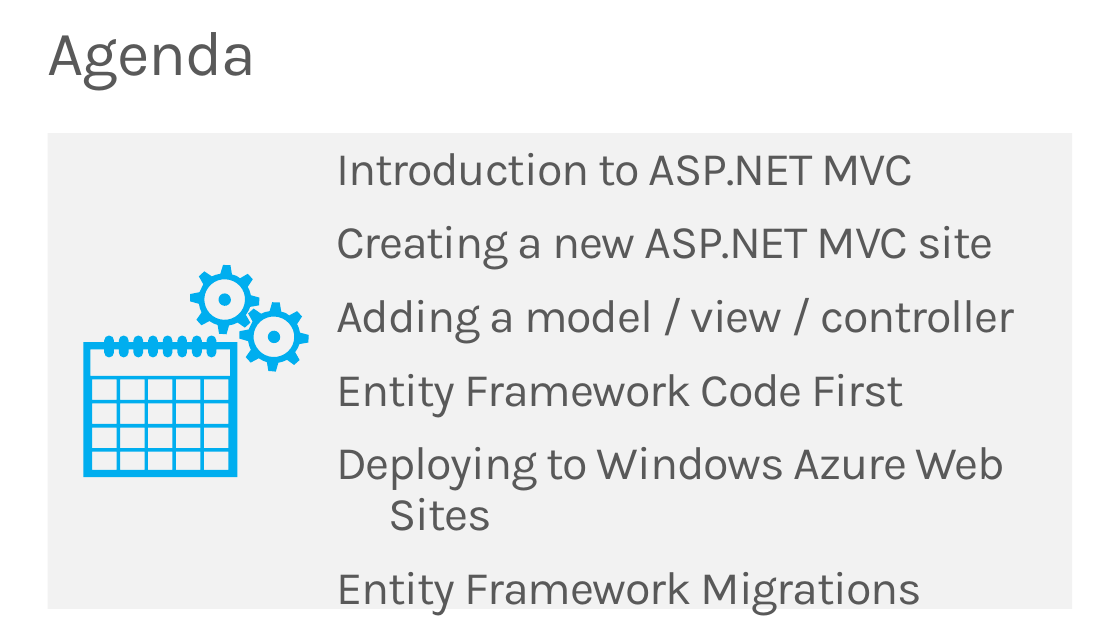
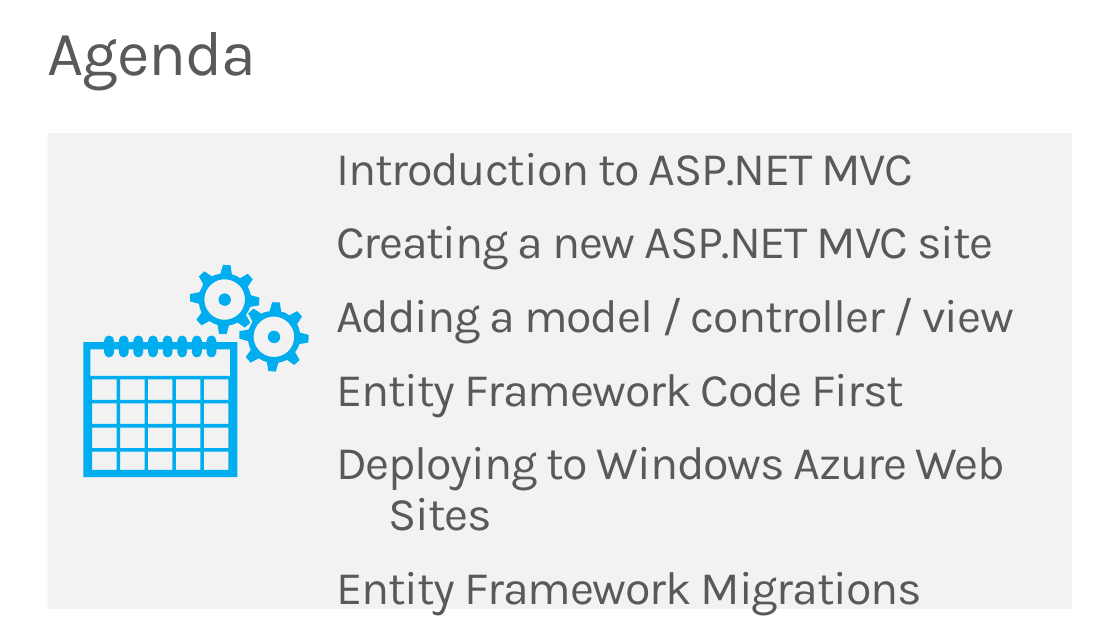
Before and after one commit to Microsoft-Web/PRESENTATION-BuildingDeployingMVC4, a slide deck: slide 3 of BuildingDeployingMVC4.pptx. Drawn at 1120x630 pixels with LibreOffice and Linux fonts; fonts in the diff are those of the drawing. Boxes give left, top, right and bottom in pixels: in the first picture for what was removed or moved away, otherwise in the second. Text is boxed around its words. In the diff, an @@ line names an element or a change of style, - is before the commit and + after.

```diff
--- a/BuildingDeployingMVC4.pptx
+++ b/BuildingDeployingMVC4.pptx
@@ text at (336, 300, 1015, 343): text changed @@
-Adding a model / view / controller
+Adding a model / controller / view
```
Also in this commit, not shown: 8 slides added, 1 slide removed.
